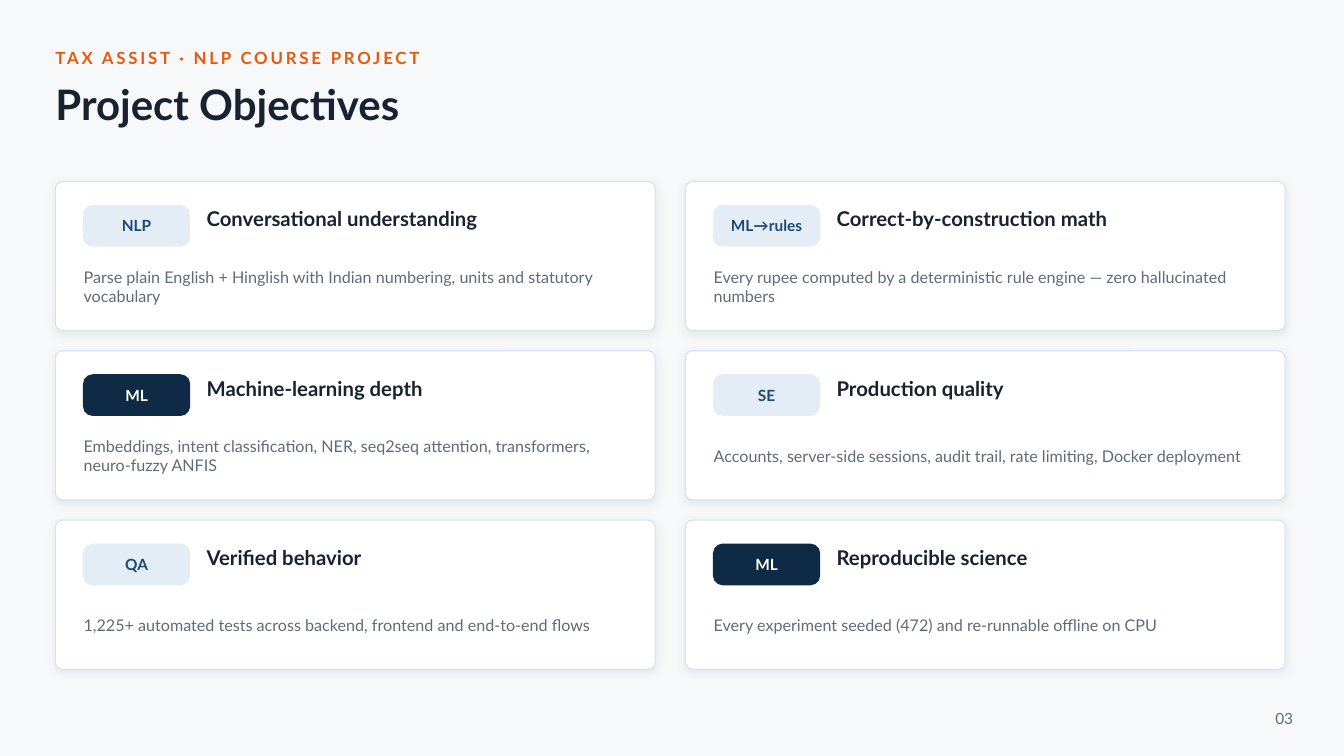
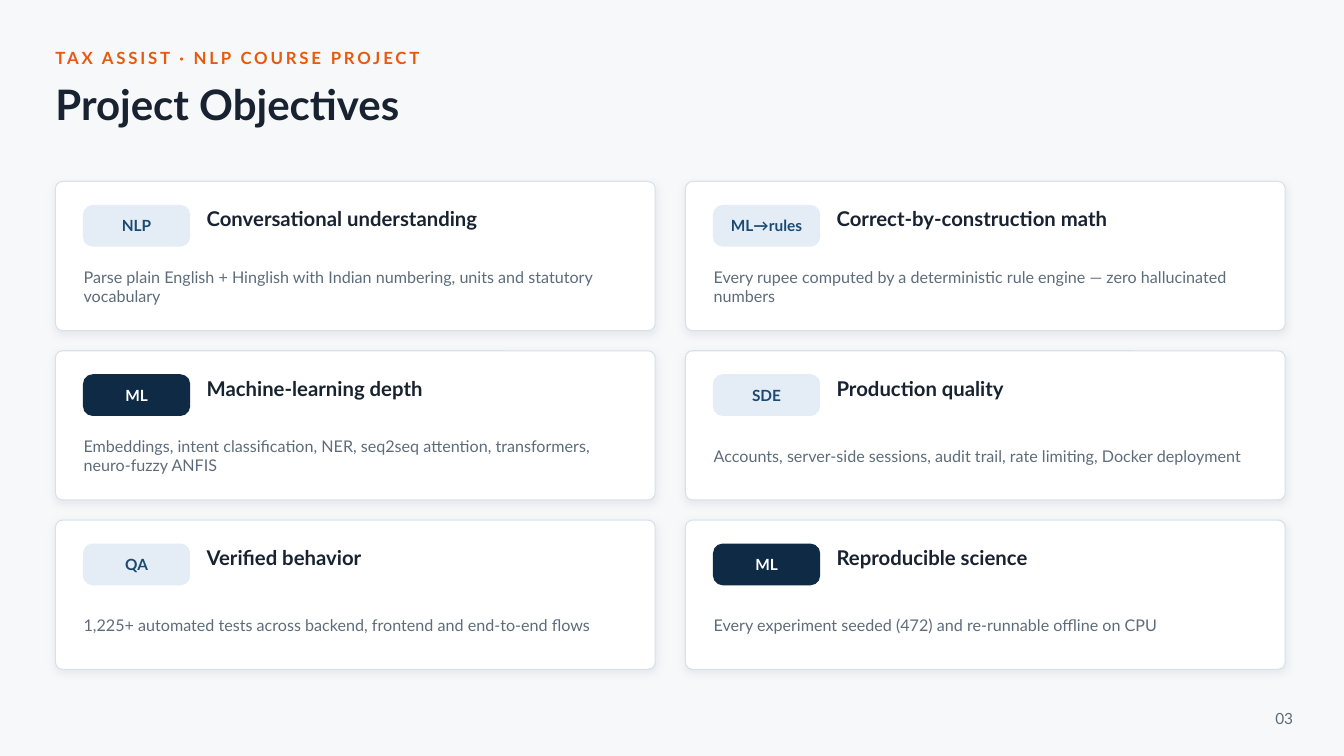
Before and after one commit to Jayant1711/Tax_Assist-system, a slide deck: slide 3 of TaxAssist_NLP_Final_Presentation.pptx. Drawn at 1344x756 pixels with LibreOffice and Linux fonts; fonts in the diff are those of the drawing. Boxes give left, top, right and bottom in pixels: in the first picture for what was removed or moved away, otherwise in the second. Text is boxed around its words. In the diff, an @@ line names an element or a change of style, - is before the commit and + after.

```diff
--- a/TaxAssist_NLP_Final_Presentation.pptx
+++ b/TaxAssist_NLP_Final_Presentation.pptx
@@ text at <box>752,389,781,401</box>: text changed @@
-SE
+SDE
```
Also in this commit, not shown: 5 other slides changed, 11 other files.
